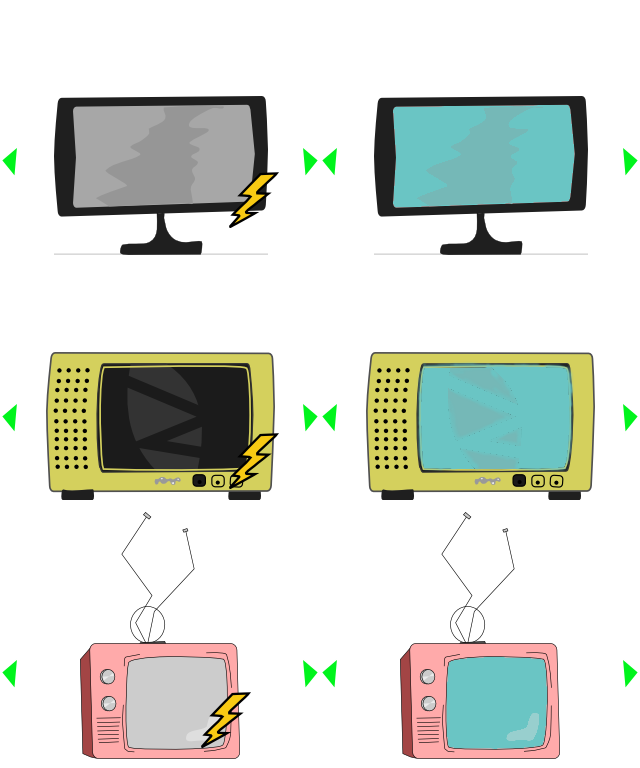
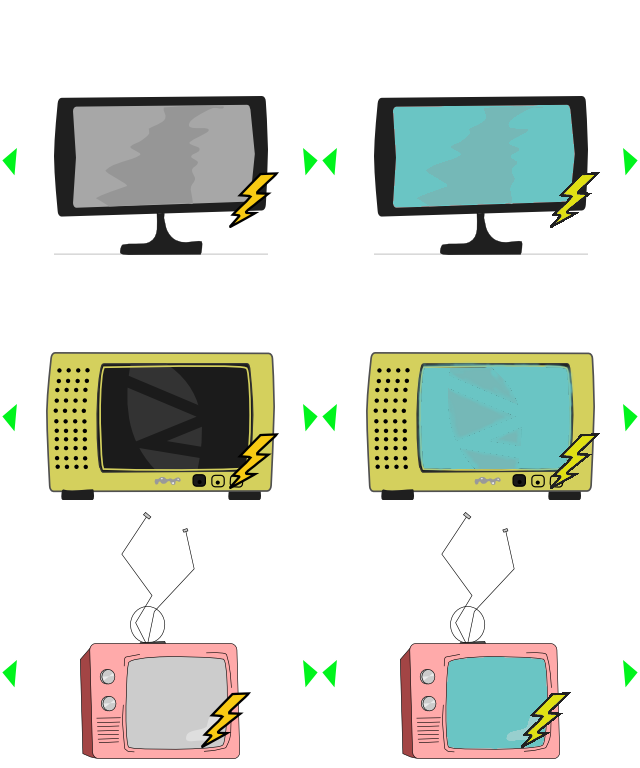
The second w=640, h=768 image is a revision of the first. Changes to its layers:
painted on "Background" over [521, 172, 600, 748]
